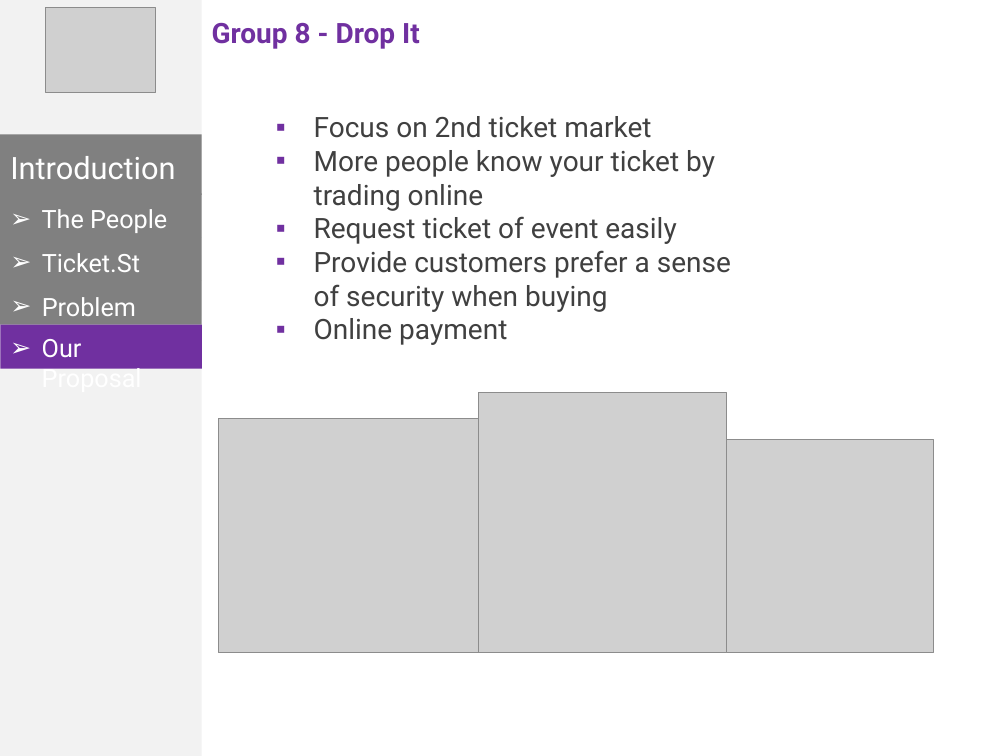
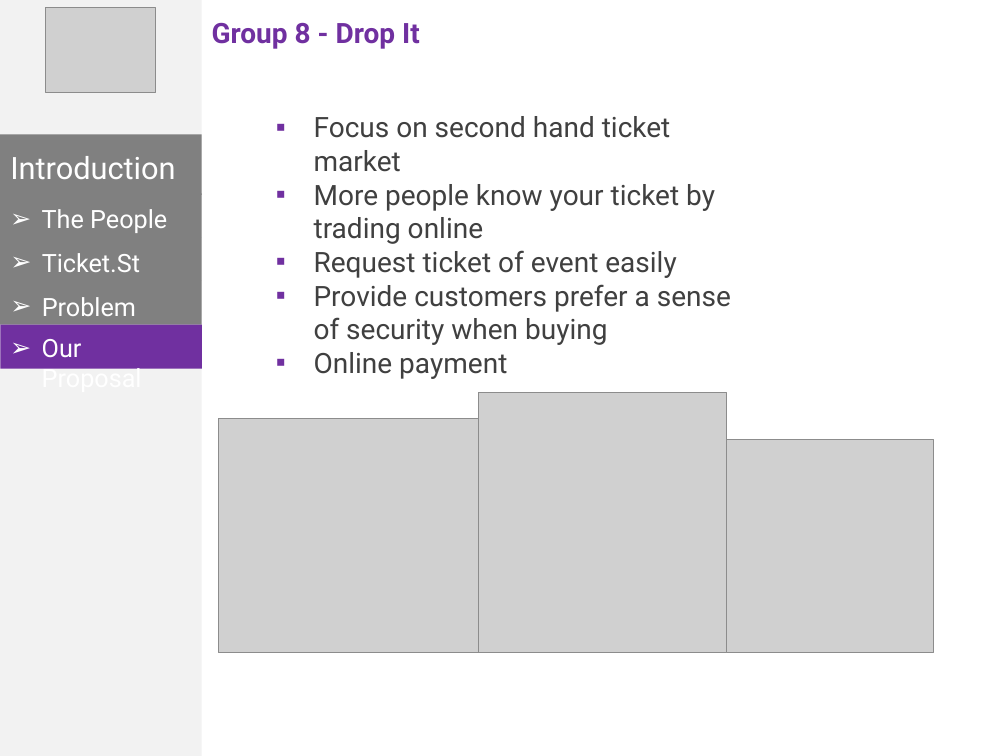
Before and after one commit to phonglk/fptu_capstone, a slide deck: slide 7 of Document/Present.pptx. Drawn at 1008x756 pixels with LibreOffice and Linux fonts; fonts in the diff are those of the drawing; grey boxes stand for pictures. Boxes give left, top, right and bottom in pixels: in the first picture for what was removed or moved away, otherwise in the second. Text is boxed around its words. In the diff, an @@ line names an element or a change of style, - is before the commit and + after.

```diff
--- a/Document/Present.pptx
+++ b/Document/Present.pptx
@@ text at (314, 116, 671, 172): text changed; text colour #404040 to #747474 @@
-▪ Focus on 2nd ticket market
+▪ Focus on second hand ticket market
@@ text at (314, 184, 731, 345): text colour #404040 to #747474 in "More people know your ticket by trading ...", "Request ticket of event easily", "Provide customers prefer a sense of security ...", "Online payment" @@
```
Also in this commit, not shown: 12 other slides changed.
